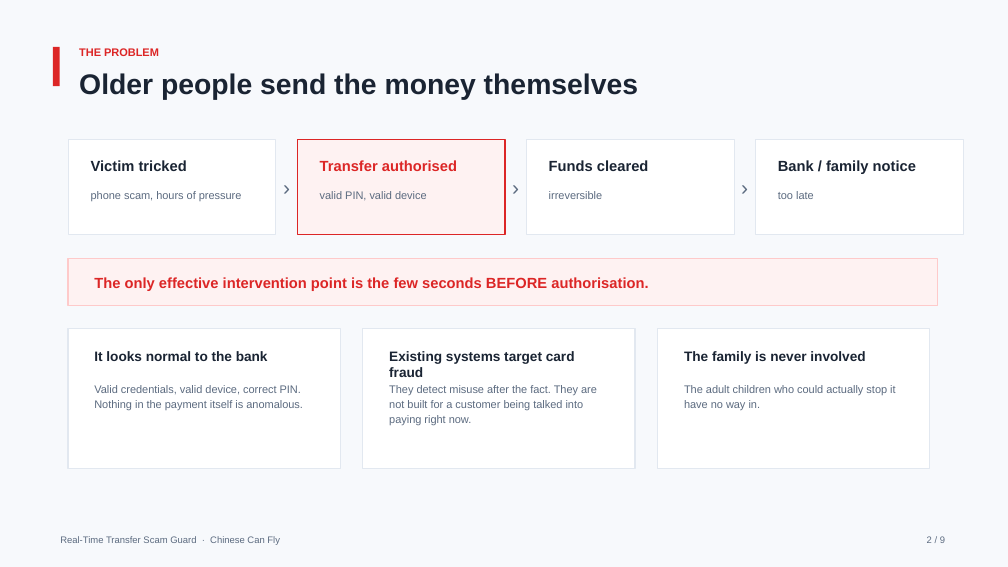
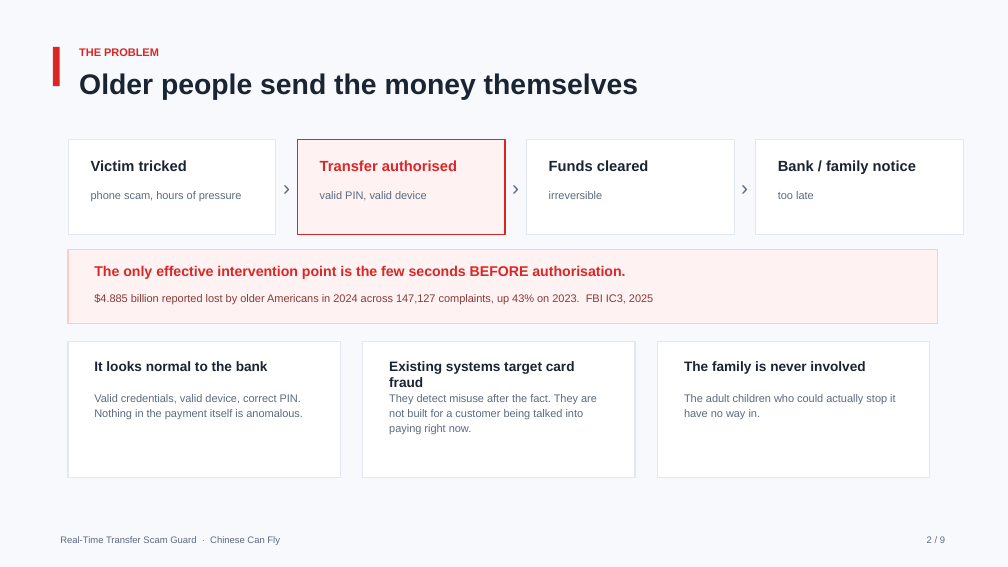
Before and after one commit to anvictor042-cyber/real-time-transfer-scam-guard, a slide deck: slide 2 of submission/pitch-deck.pptx. Drawn at 1008x567 pixels with LibreOffice and Linux fonts; fonts in the diff are those of the drawing. Boxes give left, top, right and bottom in pixels: in the first picture for what was removed or moved away, otherwise in the second. Text is boxed around its words. In the diff, an @@ line names an element or a change of style, - is before the commit and + after.

Commit message:
feat: case replay, plus sourced elder-fraud figures
Click any row to see the transfers behind the decision. A blocked
transfer opens the six transfers that preceded it, with the amount
growth across the window, which is what the sequence model reads.

Also adds the FBI IC3 2024 figure (147,127 complaints, $4.885 billion,
up 43%) to the problem statement, the deck and the video script.
Removes the superseded scripts; VIDEO-SCRIPT.md is the one to follow.

```diff
--- a/submission/pitch-deck.pptx
+++ b/submission/pitch-deck.pptx
@@ rectangle: place and size @@
-rectangle at (68, 259, 938, 306)
+rectangle at (68, 250, 938, 324)
@@ text "The only effective intervention point ...": place and size @@
-text "The only effective intervention point ..." at (94, 277, 648, 291)
+text "The only effective intervention point ..." at (94, 265, 625, 279)
@@ text "The only effective intervention point ..." at (94, 265, 625, 279): size 14 to 13.5 pt @@
@@ text added at (94, 294, 653, 304), 10.5 pt, text #8A3A3A @@
+$4.885 billion reported lost by older Americans in 2024 across 147,127 complaints, up 43% on 2023. FBI IC3, 2025
@@ rectangle: place and size @@
-rectangle at (68, 329, 340, 469)
+rectangle at (68, 342, 340, 478)
@@ rectangle: place and size @@
-rectangle at (363, 329, 635, 469)
+rectangle at (363, 342, 635, 478)
@@ rectangle: place and size @@
-rectangle at (658, 329, 930, 469)
+rectangle at (658, 342, 930, 478)
@@ 6 texts: place and size @@
-6 texts at (94, 351, 895, 426)
+6 texts at (94, 361, 895, 435)
```
Also in this commit, not shown: 11 other files.
